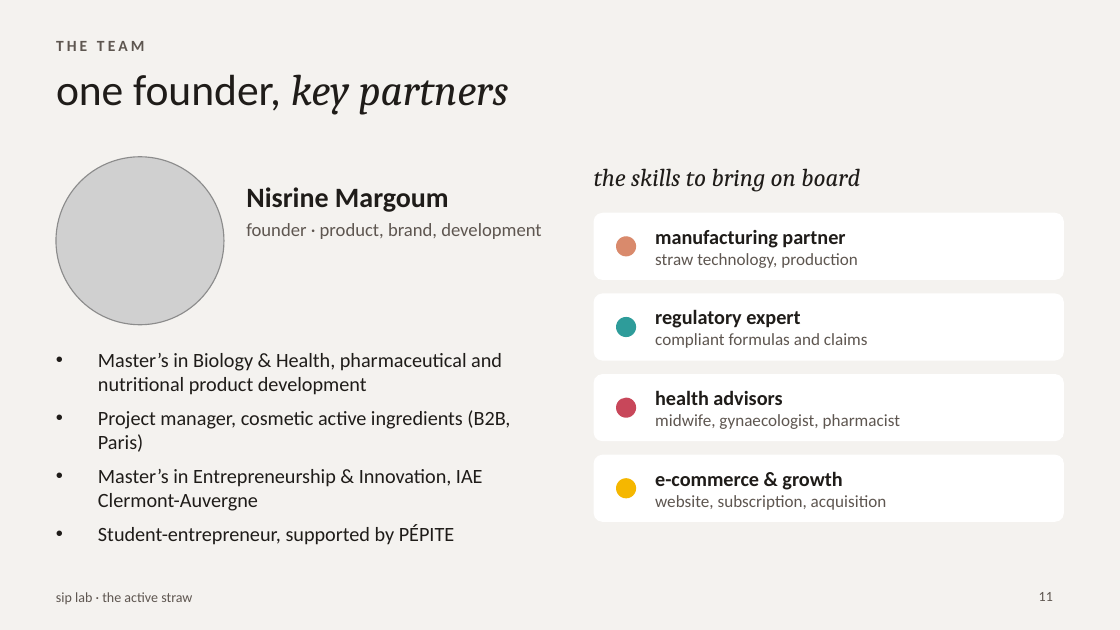
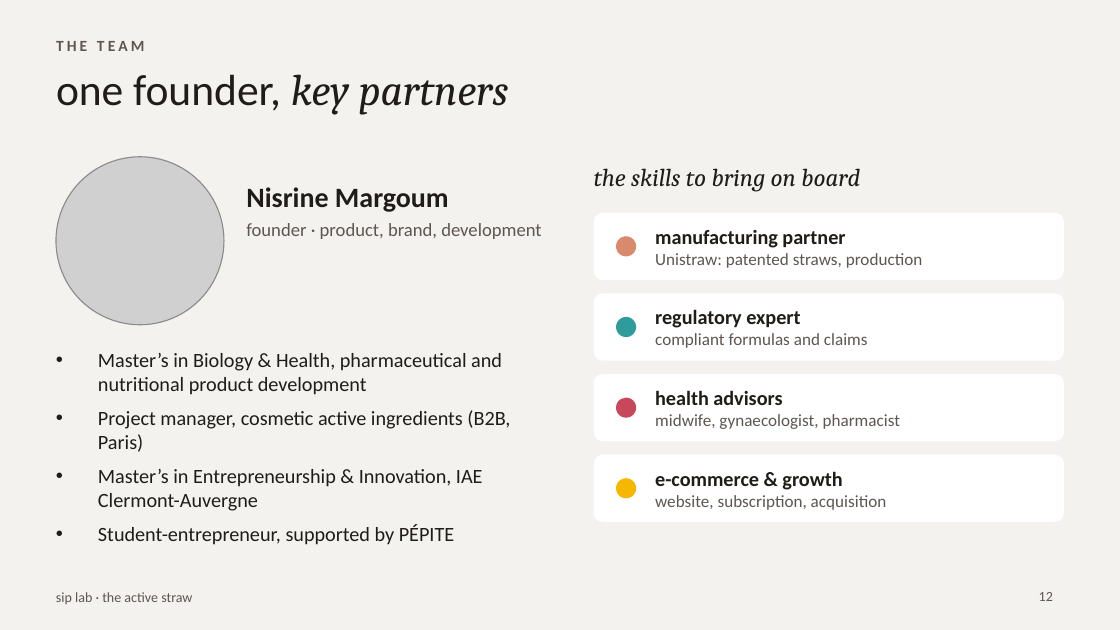
Before and after one commit to nisrine-max/mon-sitee, a slide deck: slide 12 of Dossier_sip_lab/10_Pitchs_et_presentations/Investor_Pitch_sip_lab.pptx (slide 11 before the commit). Drawn at 1120x630 pixels with LibreOffice and Linux fonts; fonts in the diff are those of the drawing; grey boxes stand for pictures. Boxes give left, top, right and bottom in pixels: in the first picture for what was removed or moved away, otherwise in the second. Text is boxed around its words. In the diff, an @@ line names an element or a change of style, - is before the commit and + after.

```diff
--- a/Dossier_sip_lab/10_Pitchs_et_presentations/Investor_Pitch_sip_lab.pptx
+++ b/Dossier_sip_lab/10_Pitchs_et_presentations/Investor_Pitch_sip_lab.pptx
@@ text at (x1=655, y1=253, x2=923, y2=268): text changed @@
-straw technology, production
+Unistraw: patented straws, production
@@ page number at (x1=1039, y1=592, x2=1053, y2=601): text changed @@
-11
+12
```
Also in this commit, not shown: 6 other slides changed, 1 slide added, 1 other file.
